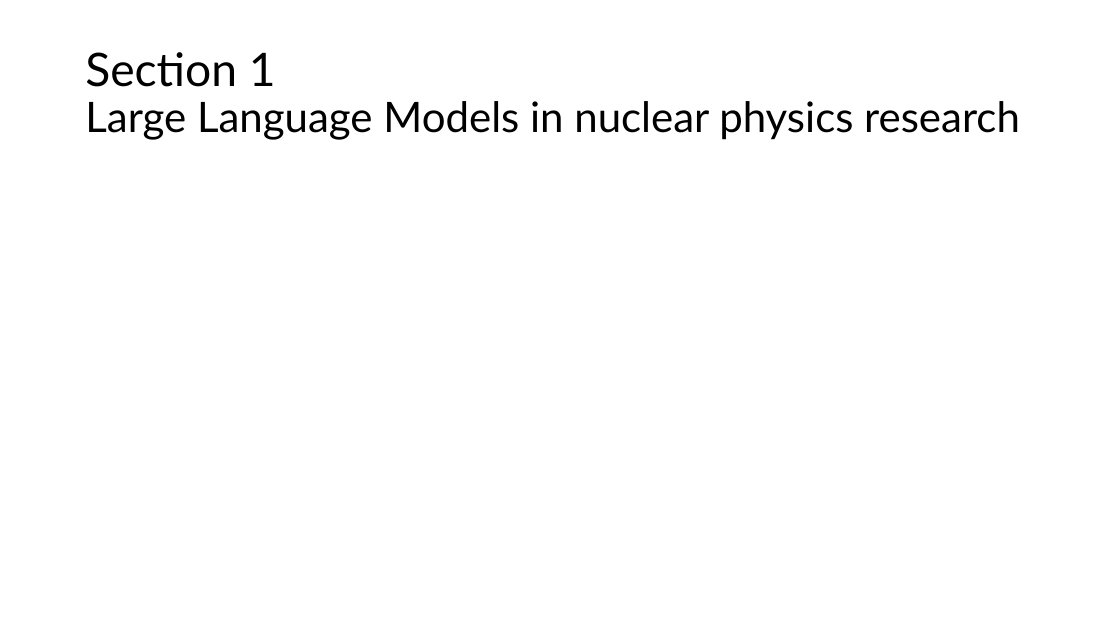
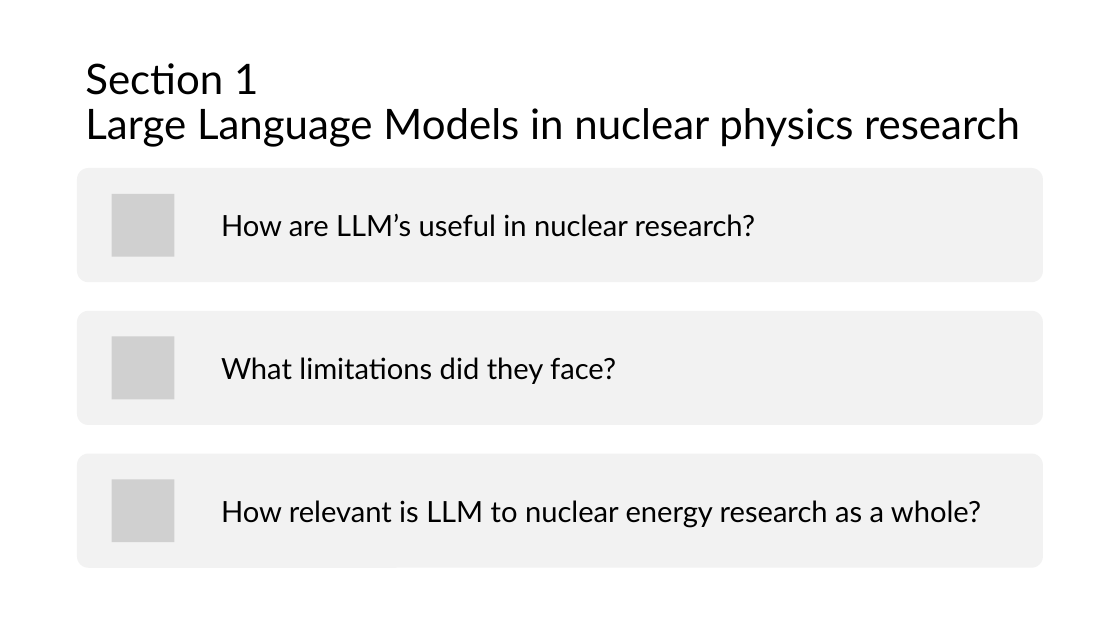
Before and after one commit to AveryStainles/G40A04, a slide deck: slide 6 of avalleevezina_G40_A04_Presentation_Draft.pptx. Drawn at 1120x630 pixels with LibreOffice and Linux fonts; fonts in the diff are those of the drawing; grey boxes stand for pictures. Boxes give left, top, right and bottom in pixels: in the first picture for what was removed or moved away, otherwise in the second. Text is boxed around its words. In the diff, an @@ line names an element or a change of style, - is before the commit and + after.

```diff
--- a/avalleevezina_G40_A04_Presentation_Draft.pptx
+++ b/avalleevezina_G40_A04_Presentation_Draft.pptx
@@ title "Section 1 Large Language Models ..." moved from (x1=85, y1=52, x2=1020, y2=140) to (x1=85, y1=63, x2=1020, y2=147) @@
@@ title "Section 1 Large Language Models ..." at (x1=85, y1=63, x2=1020, y2=147): size 39.6 to 36 pt in "Section 1" @@
@@ group added at (x1=77, y1=168, x2=1044, y2=568): 3 rounded rectangles, 3 pictures, 3 texts @@
+How are LLM’s useful in nuclear research?
+What limitations did they face?
+How relevant is LLM to nuclear energy research as a whole?
```
Also in this commit, not shown: 3 other slides changed, 3 slides added, 5 other files.
